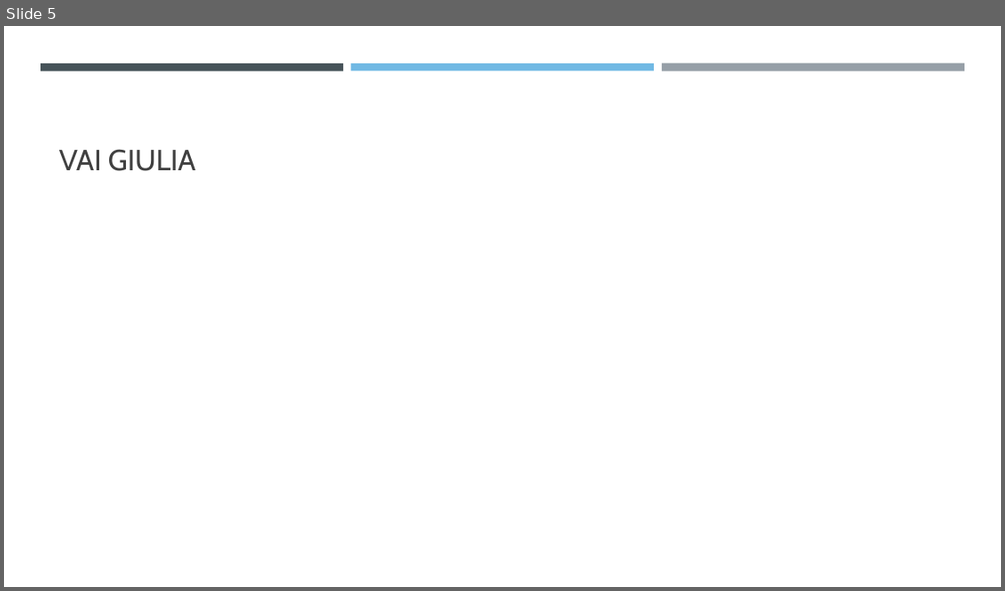
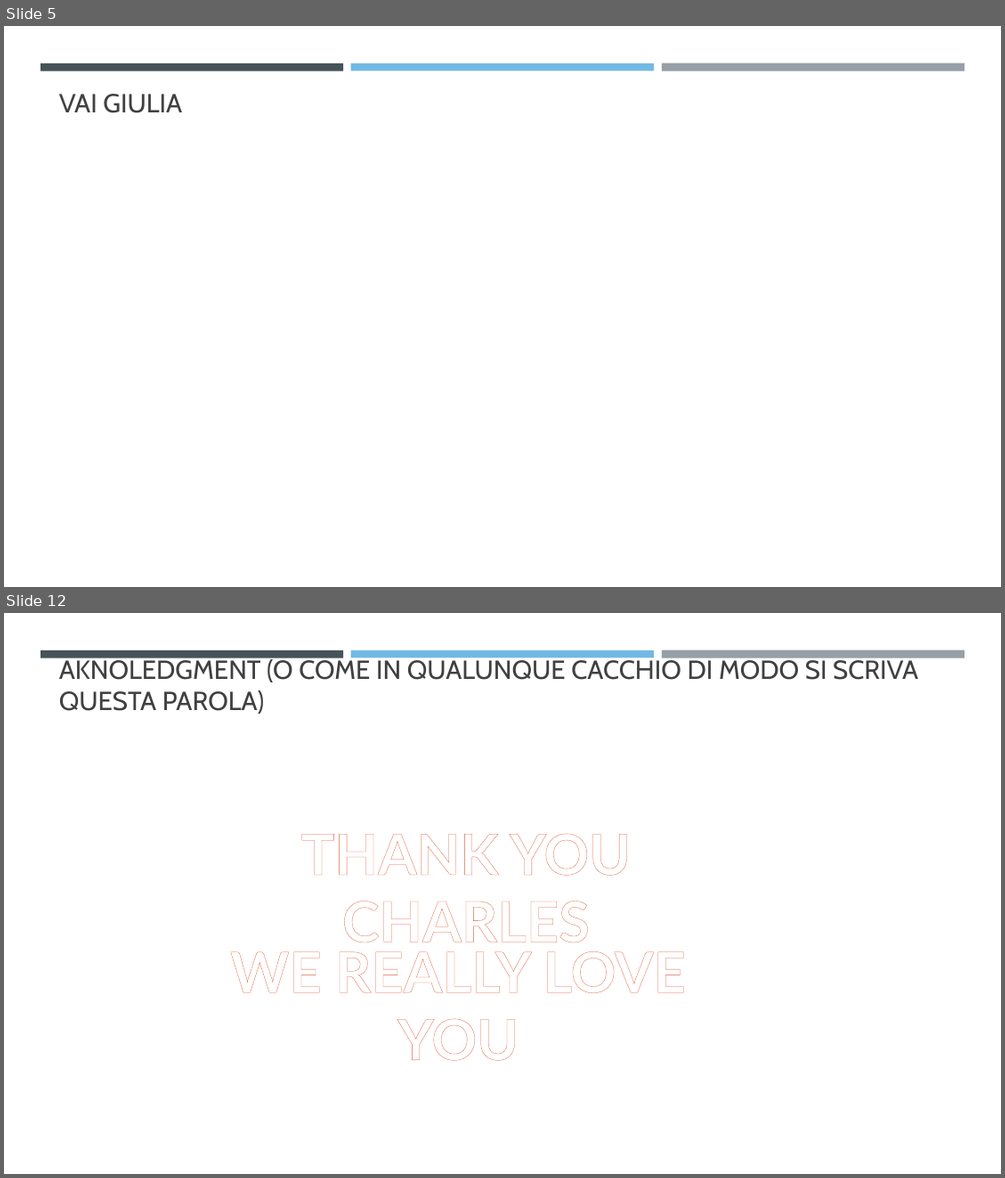
Before and after one commit to FlavioGala/giufla, a slide deck: projectSineWave/reports/PRESENTATION/Wave synthesis with field programmable gate array.pptx. Shown one above the other, each under a label of ours: slide 5 before the commit, slides 5 and 12 after it; the slides between them are not shown. The pictures are 1005x591 and 1005x1178 pixels, drawn with LibreOffice and Linux fonts; fonts in the diff are those of the drawing. Boxes give left, top, right and bottom in pixels: in the first picture for what was removed or moved away, otherwise in the second. Text is boxed around its words. In the diff, an @@ line names an element or a change of style, - is before the commit and + after.

```diff
--- a/projectSineWave/reports/PRESENTATION/Wave synthesis with field programmable gate array.pptx
+++ b/projectSineWave/reports/PRESENTATION/Wave synthesis with field programmable gate array.pptx
@@ slide 12 added at (4,613,1001,1174), background #FFFFFF; not listed: 3 template elements that a slide beside it also shows @@
@@ title added at (59,657,918,714), 25.2 pt, text #404040 @@
+AKNOLEDGMENT (O COME IN QUALUNQUE CACCHIO DI MODO SI SCRIVA QUESTA PAROLA)
@@ text added at (301,833,631,952), 54 pt, text #FFFFFF, bold @@
+THANK YOU CHARLES
@@ text added at (230,951,685,1061), 54 pt, text #FFFFFF, bold @@
+WE REALLY LOVE YOU
@@ slide 5 changed as well @@
@@ title "VAI GIULIA" at (59,94,182,113): size 28 to 25.2 pt @@
```
Also in this commit, not shown: 4 other slides changed, 6 other slides added, 1 slide removed, 17 other files.
